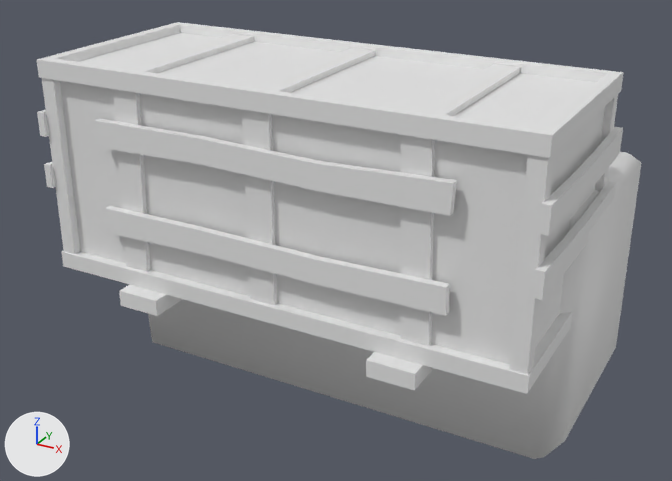
Renders of the FBX model Assets/Stylized_Egypt/Meshes/props/SM_wood_box_02.fbx from each side of a commit.
Camera for both pictures: a 50 mm lens placed at (2.55, -4.45, 2.59), pointed at (-0.04, 0.25, 0.23). Lighting does not change. The marker at lower left points along +X, +Y and +Z. Where no turn or scale is listed for an object, it has been applied to the vertices.

Objects in the first picture: 'SM_wood_box_02', 'SM_wood_box_02_ConvexHulls'.
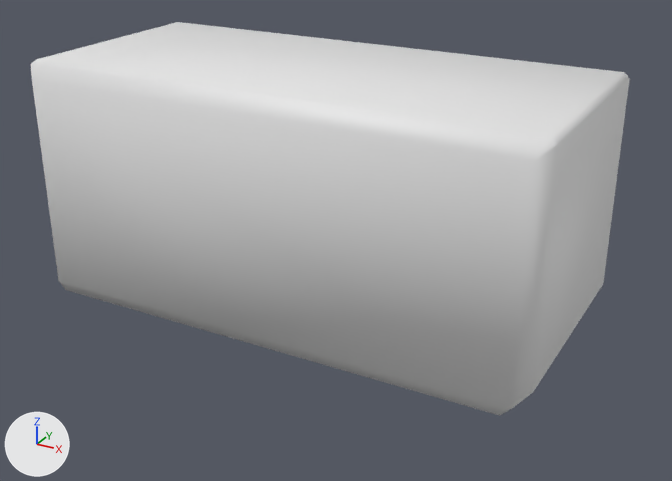
Edits to the bpy script that builds the scene:
```text
Change ob_sm_wood_box_02_convexhulls:
    add ob_sm_wood_box_02_convexhulls.parent = ob_sm_wood_box_4
    ob_sm_wood_box_02_convexhulls.scale: (0.01, 0.01, 0.01) -> (1.0, 1.0, 1.0)
Add ob_sm_wood_box_4:
    ob_sm_wood_box_4 = bpy.data.objects.new('SM_wood_box_4', None)
    ob_sm_wood_box_4.location = (0.0, 0.0, 0.0)
    ob_sm_wood_box_4.rotation_euler = (1.571, 0.0, 0.0)  # degrees (90, 0, 0)
    ob_sm_wood_box_4.scale = (0.01, 0.01, 0.01)
```

Where the change shows, as pixel boxes [x1, y1, x2, y2] in the pictures (672 x 481 px):
'SM_wood_box_02_ConvexHulls', moved, rescaled: before [149, 152, 641, 459]; after [31, 22, 630, 416]
'SM_wood_box_02', unchanged, covered by the edit: before [37, 22, 624, 394]
